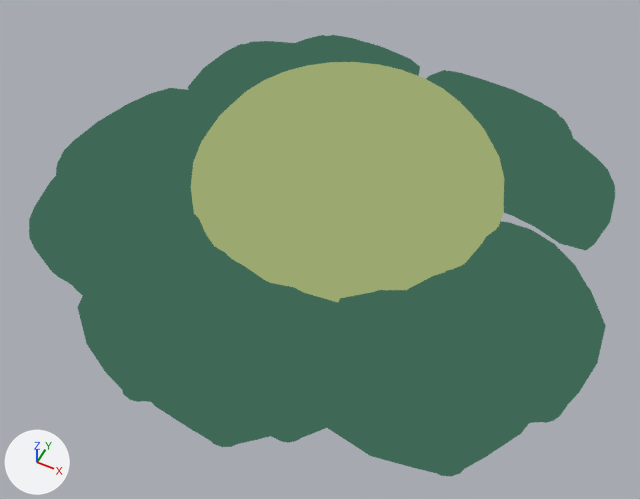
One commit to the Blender file gee-em-tee-kay-2020/Assets/Models/Eggplant.blend: the scene before it, then after it.
One viewpoint serves both versions: a 50 mm lens placed at (1.17, -2.61, 2.75), pointed at (0.01, -0.28, -0.17). Every picture has the same lights, and +X, +Y and +Z are marked at lower left.
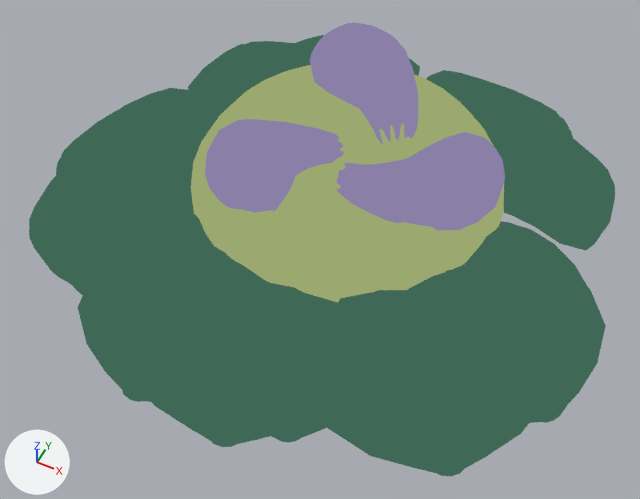
What the commit changed:
Picture 'Atlas.png.001' (img_atlas_png_001) is new.
Material 'Atlas.001' (mat_atlas_001) is new.
Its texture is img_atlas_png_001.
Mesh me_cylinder_002 is new.
It has 444 vertices, 430 faces and spans x -2.15..2.05, y -2.02..1.99, z -4.09..4.7.
It uses material mat_atlas_001 (picture img_atlas_png_001).
Object 'Egg.002' (ob_egg_002) is new; it shows me_cylinder_002.
Its location is (-0.225, -0.201, 0.216).
Its rotation in degrees is (-109, 5.2, 342).
Its scale is (0.104, 0.0865, 0.0889).
Object 'Egg.001' (ob_egg_001) is new; it shows a copy of me_cylinder_002.
Its location is (0.346, -0.108, 0.237).
Its rotation in degrees is (-106, -2.5, -257).
Its scale is (0.104, 0.0865, 0.0889).
Object 'Egg' (ob_egg) is new; it shows a copy of me_cylinder_002.
Its location is (-0.031, 0.333, 0.256).
Its rotation in degrees is (-104, 4.3, -130).
Its scale is (0.104, 0.0865, 0.0889).

Where the change shows, as pixel boxes [x1, y1, x2, y2] in the pictures (640 x 499 px):
'Egg.001', added (purple): after [321, 132, 505, 231]
'Egg', added (purple): after [310, 23, 424, 164]
'Egg.002', added (purple): after [205, 119, 358, 212]
